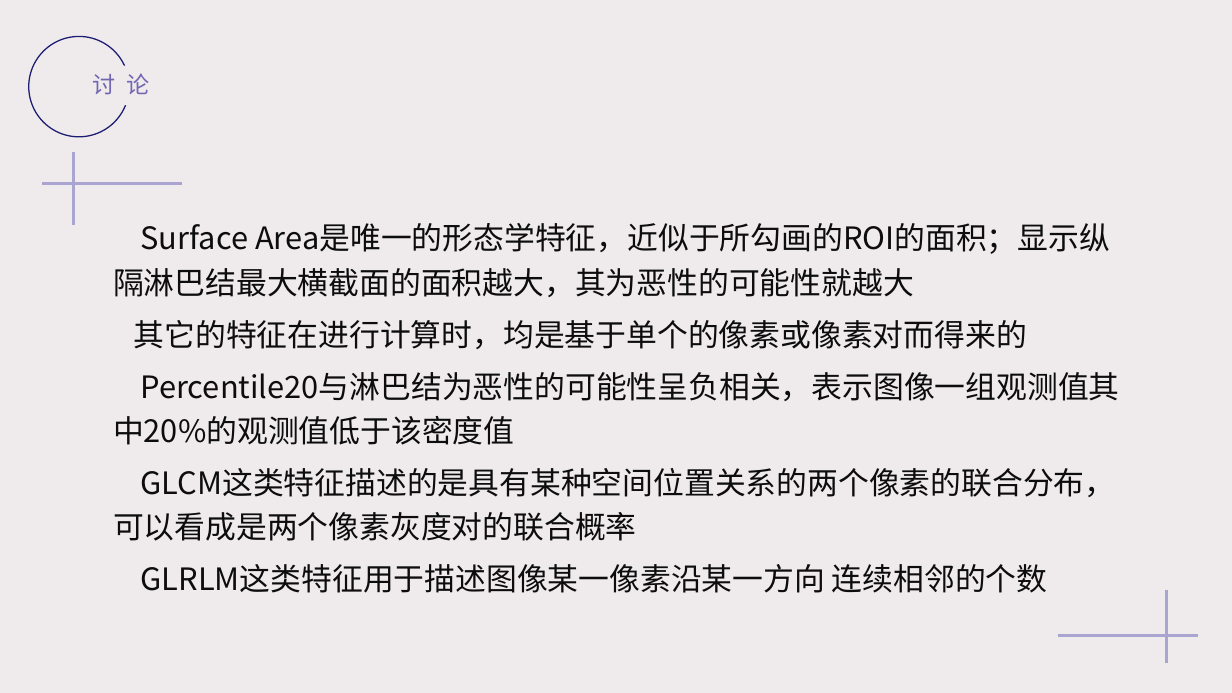
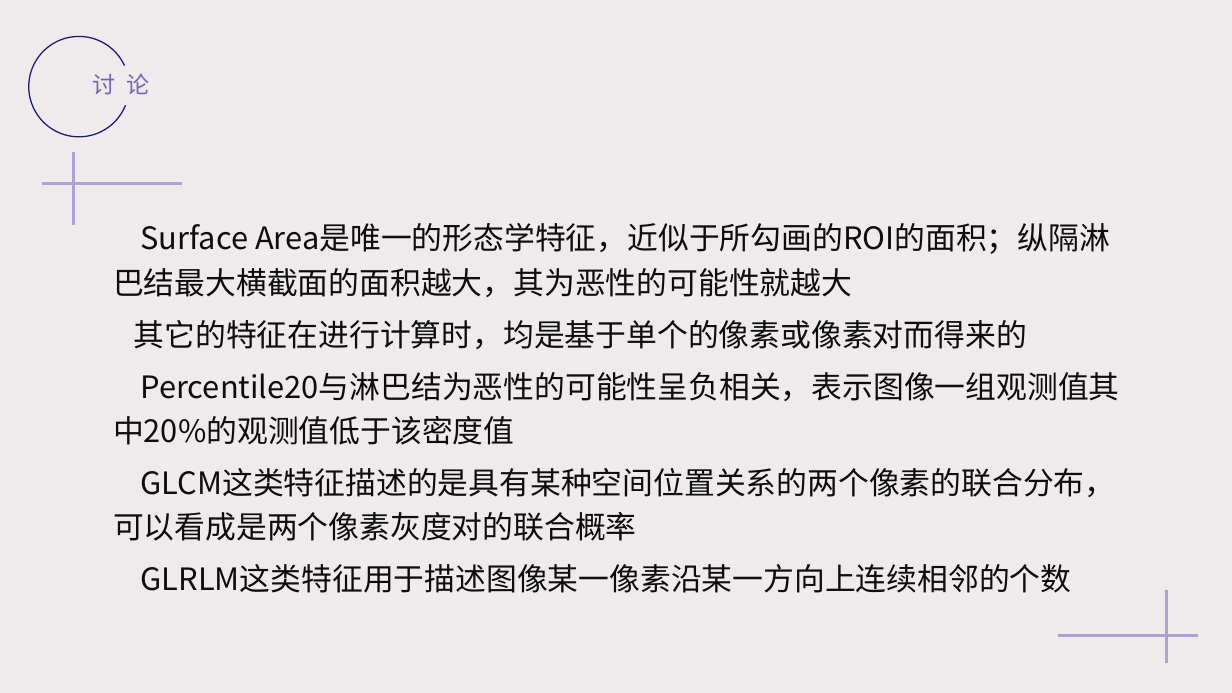
Before and after one commit to dongmengshi/-, a slide deck: slide 26 of ppt/毕业答辩PPT.pptx. Drawn at 1232x693 pixels with LibreOffice and Linux fonts; fonts in the diff are those of the drawing. Boxes give left, top, right and bottom in pixels: in the first picture for what was removed or moved away, otherwise in the second. Text is boxed around its words. In the diff, an @@ line names an element or a change of style, - is before the commit and + after.

```diff
--- a/ppt/毕业答辩PPT.pptx
+++ b/ppt/毕业答辩PPT.pptx
@@ text at [113,223,1110,297]: text changed @@
-Surface Area是唯一的形态学特征，近似于所勾画的ROI的面积；显示纵隔淋巴结最大横截面的面积越大，其为恶性的可能性就越大
+Surface Area是唯一的形态学特征，近似于所勾画的ROI的面积；纵隔淋巴结最大横截面的面积越大，其为恶性的可能性就越大
@@ text at [141,564,1072,593]: text changed @@
-GLRLM这类特征用于描述图像某一像素沿某一方向 连续相邻的个数
+GLRLM这类特征用于描述图像某一像素沿某一方向上连续相邻的个数
```
Also in this commit, not shown: 6 other slides changed, 1 other file.
